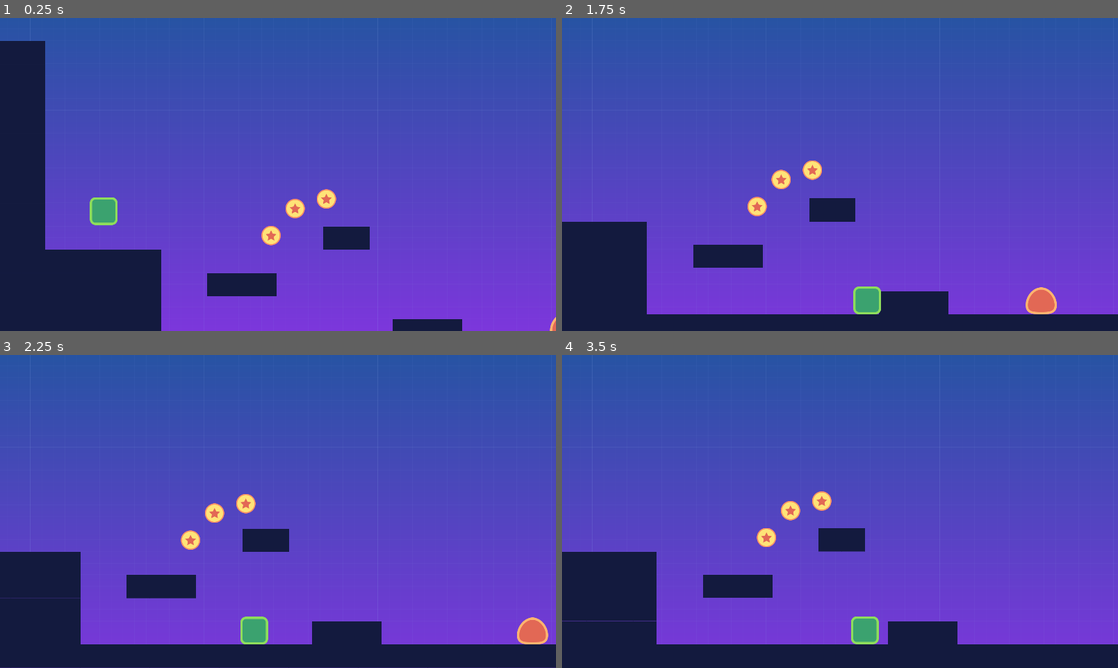
Above: before the commit, frames 1-4 (two rows, left to right).
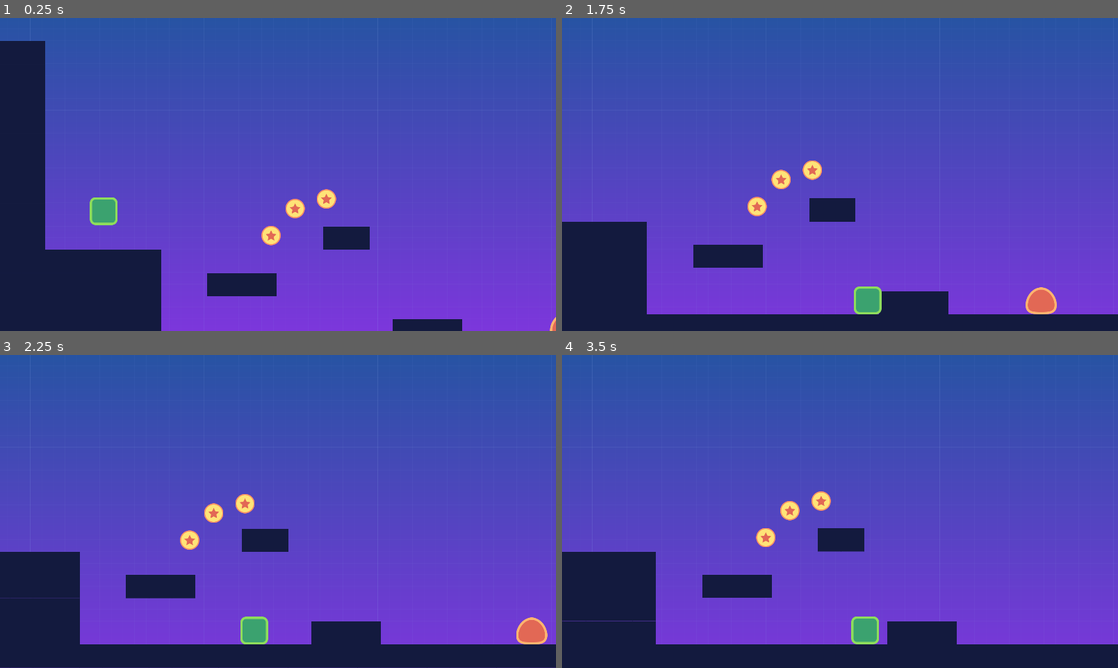
Above: after the commit, the same moments.

Repository: aelkayam/2D-platformer
Game: Godot game, scene res://src/Levels/LevelTemplate.tscn
The game is run twice, just before and just after one commit, with the same random seed, the same clock (stepped at 60 frames per second) and the same inputs.
Inputs:
- Up to frame 1 (0.25 s): no input
- Up to frame 2 (1.75 s): hold D (move_right) from 0.53 s (still down); tap W (jump) at 0.77, 1.52 s
- Up to frame 3 (2.25 s): release D (move_right) at 2.03 s; hold A (move_left) from 2.03 s (still down)
- Up to frame 4 (3.5 s): release A (move_left) at 2.78 s; hold D (move_right) from 2.78 s (still down); tap W (jump) at 3.02 s

Frame 1 is identical in both runs. In frame 2, less than 0.1% of the frame differs, in the area x 33-89%, y 49-95%; in frame 3, 0.3%, in the area x 14-99%, y 44-93%; in frame 4, 0.3%.

Commit message:
organized folders

Diff:
--- a/src/Actors/Player.tscn
+++ b/src/Actors/Player.tscn
@@ -4,7 +4,7 @@
 [ext_resource path="res://src/Actors/player.gd" type="Script" id=2]
 
 [sub_resource type="RectangleShape2D" id=1]
-extents = Vector2( 40, 41 )
+extents = Vector2( 37, 41 )
 
 [sub_resource type="RectangleShape2D" id=2]
 extents = Vector2( 45.5, 43 )
--- a/src/Levels/LevelTemplate.tscn
+++ b/src/Levels/LevelTemplate.tscn
@@ -4,7 +4,7 @@
 [ext_resource path="res://src/Actors/Player.tscn" type="PackedScene" id=2]
 [ext_resource path="res://src/Actors/Enemy.tscn" type="PackedScene" id=3]
 [ext_resource path="res://assets/background.png" type="Texture" id=4]
-[ext_resource path="res://Objects/Coin.tscn" type="PackedScene" id=5]
+[ext_resource path="res://src/Objects/Coin.tscn" type="PackedScene" id=5]
 
 [sub_resource type="ConvexPolygonShape2D" id=1]
 points = PoolVector2Array( 0, 0, 80, 0, 80, 80, 0, 80 )
--- a/Objects/Coin.tscn
+++ b/src/Objects/Coin.tscn
@@ -1,7 +1,7 @@
 [gd_scene load_steps=6 format=2]
 
 [ext_resource path="res://assets/coin.png" type="Texture" id=1]
-[ext_resource path="res://Objects/coin.gd" type="Script" id=2]
+[ext_resource path="res://src/Objects/coin.gd" type="Script" id=2]
 
 [sub_resource type="CircleShape2D" id=1]
 radius = 35.0143
Renamed: Objects/coin.gd -> src/Objects/coin.gd
